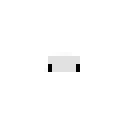
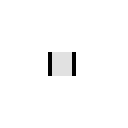
Layer changes from the first 128 x 128 image to the second:
showed "3", painted on it over bbox(48, 52, 76, 76)
hid "0", painted on it over bbox(44, 52, 80, 72)
